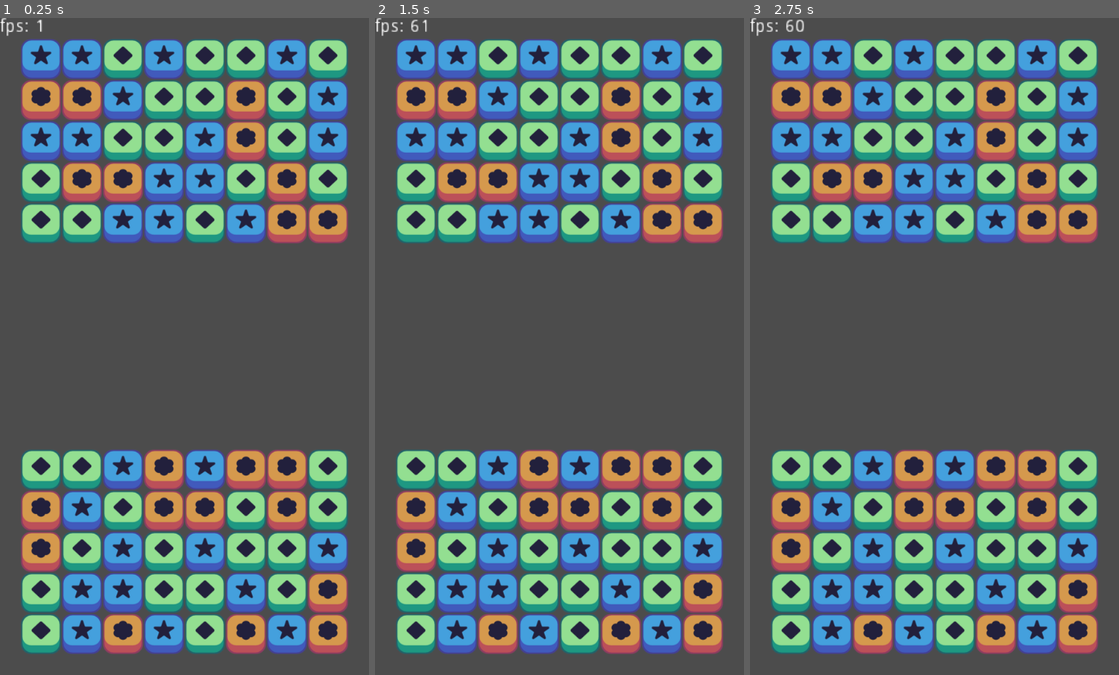
Above: before the commit, frames 1-3 (left to right).
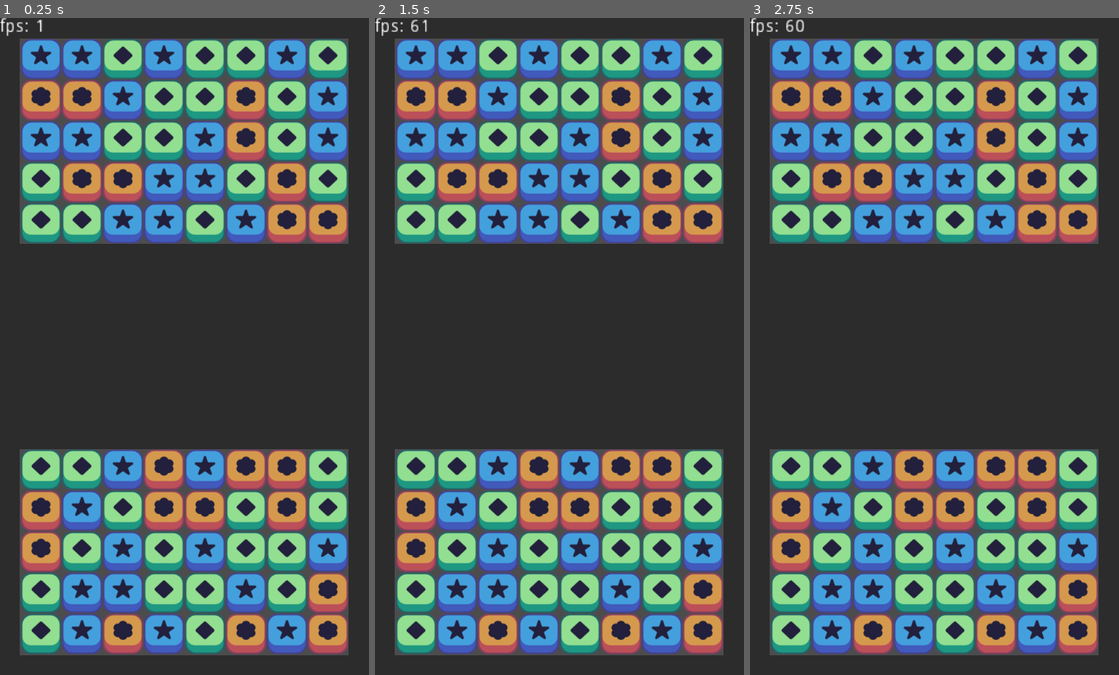
Above: after the commit, the same moments.

Repository: ruifr5/Project-Match-3
Game: Godot game, scene res://scenes/game_window.tscn
Same seed, same stepped clock (60 frames per second), same inputs: the game is played once before the commit and once after it.
Inputs (mouse positions are in pixels of both pictures, inside the frame that each line leads up to):
- Up to frame 1 (0.25 s): no input
- Up to frame 2 (1.5 s): tap Enter at 0.5 s; move the mouse to (640, 313) at 0.52 s; click (640, 313) at 0.6 s; move the mouse to (485, 379) at 1.27 s; click (485, 379) at 1.35 s
- Up to frame 3 (2.75 s): tap Space at 2 s; move the mouse to (971, 201) at 2.02 s; click (971, 201) at 2.1 s

The runs differ from the first frame. In frame 1, 44% of the frame differs, in the area x 0-100%, y 0-100%; in frame 2, 44%; in frame 3, 44%.

Commit message:
files stay moved, match system

Diff:
--- a/scenes/game_window.tscn
+++ b/scenes/game_window.tscn
@@ -34,14 +34,13 @@
 wrap_area = Rect2( 32, 32, 512, 320 )
 
 [node name="cover" type="Node2D" parent="."]
-visible = false
 script = ExtResource( 4 )
 __meta__ = {
 "_edit_group_": true
 }
 color = Color( 0.176471, 0.176471, 0.176471, 1 )
 
-[node name="ColorRect" type="ColorRect" parent="cover"]
+[node name="mid" type="ColorRect" parent="cover"]
 margin_left = 31.0
 margin_top = 352.0
 margin_right = 544.0
@@ -51,28 +50,24 @@
 "_edit_use_anchors_": false
 }
 
-[node name="ColorRect2" type="ColorRect" parent="cover"]
-margin_left = -41.0
-margin_top = -67.0
-margin_right = 617.0
+[node name="top" type="ColorRect" parent="cover"]
+margin_right = 576.0
 margin_bottom = 32.0
 color = Color( 0.054902, 0.054902, 0.054902, 1 )
 __meta__ = {
 "_edit_use_anchors_": false
 }
 
-[node name="ColorRect5" type="ColorRect" parent="cover"]
-margin_left = -41.0
+[node name="bottom" type="ColorRect" parent="cover"]
 margin_top = 992.762
-margin_right = 617.0
-margin_bottom = 1091.76
+margin_right = 576.0
+margin_bottom = 1024.0
 color = Color( 0.054902, 0.054902, 0.054902, 1 )
 __meta__ = {
 "_edit_use_anchors_": false
 }
 
-[node name="ColorRect3" type="ColorRect" parent="cover"]
-margin_left = -41.0
+[node name="left" type="ColorRect" parent="cover"]
 margin_top = 32.0
 margin_right = 31.0
 margin_bottom = 993.0
@@ -81,10 +76,10 @@
 "_edit_use_anchors_": false
 }
 
-[node name="ColorRect4" type="ColorRect" parent="cover"]
+[node name="right" type="ColorRect" parent="cover"]
 margin_left = 544.0
 margin_top = 32.0
-margin_right = 617.0
+margin_right = 576.0
 margin_bottom = 993.0
 color = Color( 0.054902, 0.054902, 0.054902, 1 )
 __meta__ = {
--- a/scripts/cover.gd
+++ b/scripts/cover.gd
@@ -8,8 +8,3 @@
 func _ready():
 	for child in get_children():
 		child.color = color
-
-
-# Called every frame. 'delta' is the elapsed time since the previous frame.
-#func _process(delta):
-#	pass
--- a/scripts/grid.gd
+++ b/scripts/grid.gd
@@ -73,6 +73,41 @@
 	return false
 
 
+func find_matches():
+	for x in width:
+		for y in height:
+			if all_pieces[x][y]:
+				var current_color = all_pieces[x][y].color
+				if x > 0 && x < width - 1:
+					if all_pieces[x-1][y] && all_pieces[x+1][y]:
+						if all_pieces[x-1][y].color == current_color && all_pieces[x+1][y].color == current_color:
+							all_pieces[x-1][y].mark_matched()
+							all_pieces[x][y].mark_matched()
+							all_pieces[x+1][y].mark_matched()
+				if y > 0 && y < height - 1:
+					if all_pieces[x][y-1] && all_pieces[x][y+1]:
+						if all_pieces[x][y-1].color == current_color && all_pieces[x][y+1].color == current_color:
+							all_pieces[x][y-1].mark_matched()
+							all_pieces[x][y].mark_matched()
+							all_pieces[x][y+1].mark_matched()
+
+
+# método para match em "blob"
+#func spread_match(origin_x, origin_y, color):
+#	var piece = all_pieces[origin_x][origin_y]
+#	if (piece.matched):
+#		return
+#	piece.mark_matched()
+#	for x in range(-1,2):
+#		var new_x = origin_x + x
+#		if  new_x >= 0 && new_x < width && all_pieces[new_x][origin_y].color == color:
+#			spread_match(new_x, origin_y, color)
+#	for y in range(-1,2):
+#		var new_y = origin_y + y
+#		if  new_y >= 0 && new_y < height && all_pieces[origin_x][new_y].color == color:
+#			spread_match(origin_x, new_y, color)
+
+
 func grid_to_pixel(position):
 	var new_x = x_start + offset * position.x
 	var new_y = y_start + -offset * position.y
@@ -86,7 +121,7 @@
 
 
 func centered_pixel_in_grid(position):
-	return grid_to_pixel(pixel_to_grid(touch_down))
+	return grid_to_pixel(pixel_to_grid(position))
 
 
 func is_in_grid(x, y):
@@ -104,11 +139,10 @@
 			controlling = true
 			movement_start_grid_position = grid_position
 
-	if Input.is_action_just_released("ui_touch"):
-		if controlling:
-			controlling = false
-			all_pieces_movement_end()
-			reset_pieces_pixel_position()
+	if Input.is_action_just_released("ui_touch") && controlling:
+		controlling = false
+		move_pieces_to_real_positions()
+		find_matches()
 
 
 func move_pieces(x, y, direction):
@@ -121,18 +155,38 @@
 			row.move(direction)
 
 
+func move_pieces_to_real_positions():
+	for piece in get_children():
+		var real_position = pixel_to_grid(piece.position)
+#		overflow right
+		if real_position.x >= width:
+			real_position.x = real_position.x - width
+#		overflow left
+		if real_position.x < 0:
+			real_position.x = width + real_position.x
+#		overflow down
+		if real_position.y >= height:
+			real_position.y = real_position.y - height
+#		overflow up
+		if real_position.y < 0:
+			real_position.y = height + real_position.y
+
+		all_pieces[real_position.x][real_position.y] = piece
+	reset_pieces_pixel_position()
+
+
 func reset_pieces_pixel_position():
 	for x in width:
 		for y in height:
 			var piece = all_pieces[x][y]
-			piece.movement_stop()
+			piece.stop_movement()
 			piece.position = grid_to_pixel(Vector2(x,y))
 
 
 func reset_column_pixel_position(column_id):
 	var row_id = 0
 	for piece in all_pieces[column_id]:
-		piece.movement_stop()
+		piece.stop_movement()
 		piece.position = grid_to_pixel(Vector2(column_id, row_id))
 		row_id += 1
 
@@ -141,16 +195,9 @@
 	var column_id = 0
 	for column in all_pieces:
 		var piece = column[row_id]
-		piece.movement_stop()
+		piece.stop_movement()
 		piece.position = grid_to_pixel(Vector2(column_id, row_id))
 		column_id += 1
-
-
-func all_pieces_movement_end():
-	movement_start_grid_position = null
-	for column in all_pieces:
-		for row in column:
-			row.movement_stop()
 
 
 # difference between touchdown and touchup
--- a/scripts/piece.gd
+++ b/scripts/piece.gd
@@ -5,6 +5,7 @@
 var move_tween: Tween
 var movement_start_position
 var old_movement_distance
+var matched = false
 
 
 # Called when the node enters the scene tree for the first time.
@@ -29,7 +30,8 @@
 		remove_mirrors()
 	old_movement_distance = new_movement_distance
 
-func movement_stop():
+
+func stop_movement():
 	move_tween.stop_all()
 	movement_start_position = null
 	remove_mirrors()
@@ -39,6 +41,11 @@
 	$SpriteScreenWrap.removeMirrors()
 
 
+
+func mark_matched():
+	matched = true
+	$SpriteScreenWrap.modulate = Color(1, 1, 1, 0.3)
+
 # Called every frame. 'delta' is the elapsed time since the previous frame.
 #func _process(delta):
 #	pass
